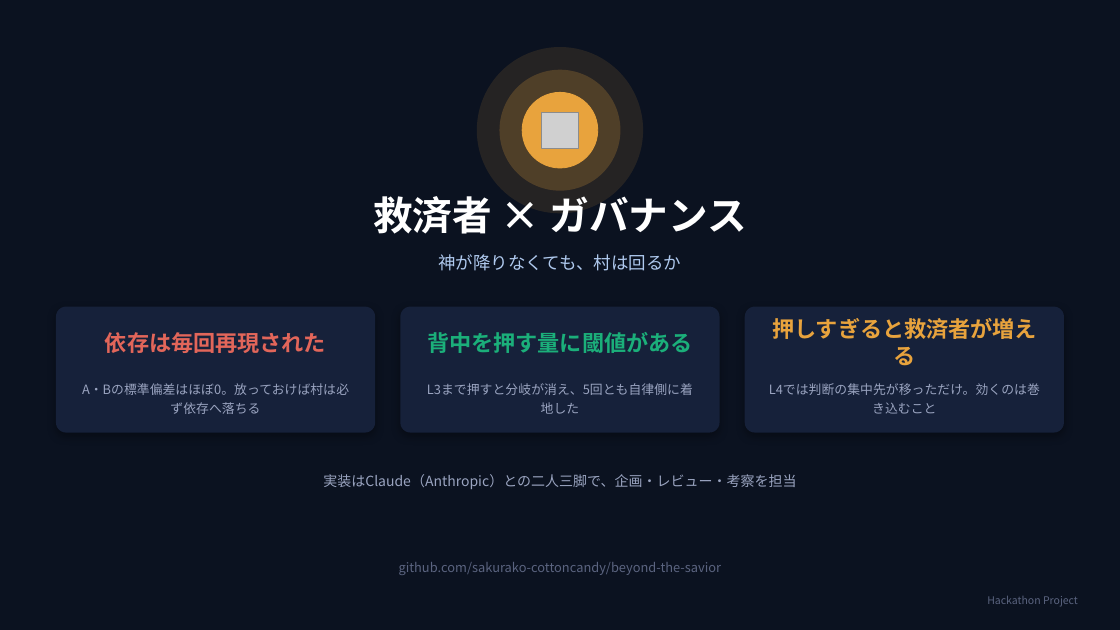
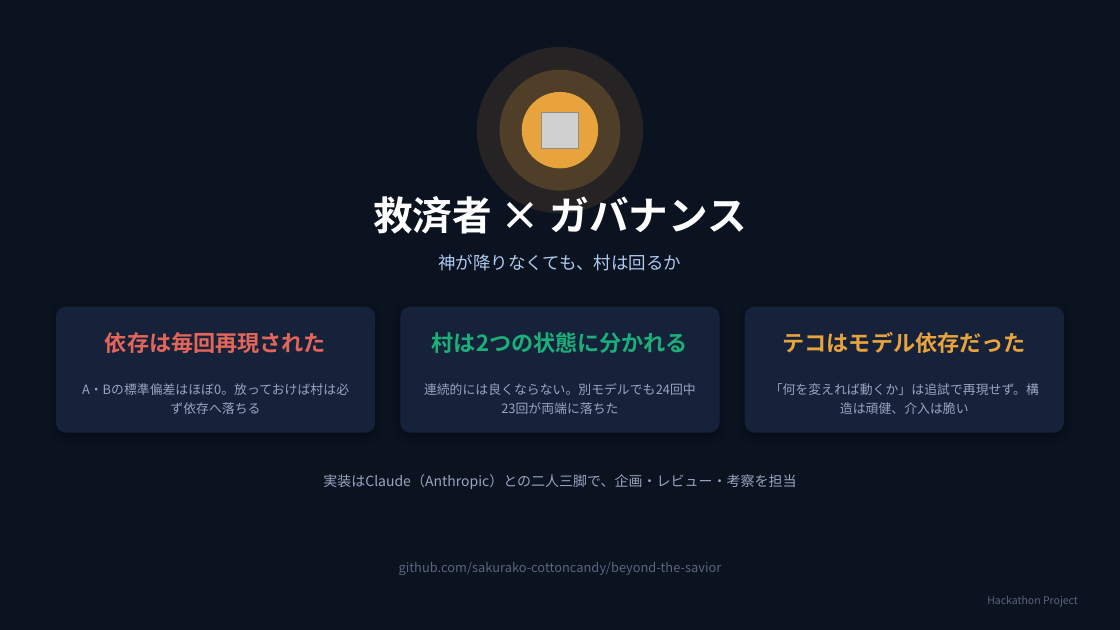
Before and after one commit to sakurako-cottoncandy/beyond-the-savior, a slide deck: slide 19 of docs/Beyond_the_Savior.pptx (slide 18 before the commit). Drawn at 1120x630 pixels with LibreOffice and Linux fonts; fonts in the diff are those of the drawing; grey boxes stand for pictures. Boxes give left, top, right and bottom in pixels: in the first picture for what was removed or moved away, otherwise in the second. Text is boxed around its words. In the diff, an @@ line names an element or a change of style, - is before the commit and + after.

Commit message:
Opus 5で追試：分岐現象は再現、介入の効果は再現せず
これまでの結果はすべてSonnet 4.5で得たものだったため、
「1つのモデルの癖ではないか」という疑いを検証した。
生成モデルだけをOpus 5に変え、採点する審査役はSonnet 4.5のまま固定
（両方変えると村人の変化と採点基準の変化が区別できなくなるため）。
L1/L3/L4を各8回＝計24回。

結果:
- 閾値の効果(L1<L3)は再現せず。Sonnetで+18.0だった差がOpus 5では-1.2、
  標準誤差の0.19倍で効果はゼロと言ってよい
- 「第二の救済者」による反転(L3>L4)は5指標すべて同じ向きに動いたが、
  ばらつきに対して差が小さく、n=8では偶然と区別できない
- 一方、分岐という現象自体は強く再現した。24回中23回が両端の塊に落ち、
  中間の値はわずか1回だけ（Sonnetでも25回中22回が両端）

構造（2つの引き込み先がある）は頑健で、テコ（何を変えれば動くか）は脆かった。
Opus 5の村人は与えた口癖の枠を超えて即興するため、設定の指定が
行動を決める力が弱いと考えられる。

- llm_client.py に model/effort 引数を追加。役割ごとにモデルを分けられるように
- simulate.py に --model/--effort、score.py に --model-tag を追加
  （--model-tag はファイル名の特定にのみ使い、審査役は常に既定モデル）
- 安全性フィルタによるrefusalを検知して記録するガードを追加
- RESULTS.mdに追試の節を追加し、再現しなかった主張はSonnet限定と明記
- スライドを19枚に拡張（追試スライドを新設、閾値スライドにモデル名を明示）

```diff
--- a/docs/Beyond_the_Savior.pptx
+++ b/docs/Beyond_the_Savior.pptx
@@ text at [432,332,688,353]: text changed @@
-背中を押す量に閾値がある
+村は2つの状態に分かれる
@@ text at [783,332,1026,353]: text changed @@
-押しすぎると救済者が増える
+テコはモデル依存だった
@@ text at [424,383,696,395]: text changed @@
-L3まで押すと分岐が消え、5回とも自律側に着地した
+連続的には良くならない。別モデルでも24回中23回が両端に落ちた
@@ text at [770,383,1039,414]: text changed @@
-L4では判断の集中先が移っただけ。効くのは巻き込むこと
+「何を変えれば動くか」は追試で再現せず。構造は頑健、介入は脆い
```
Also in this commit, not shown: 5 other slides changed, 1 slide added, 56 other files.
